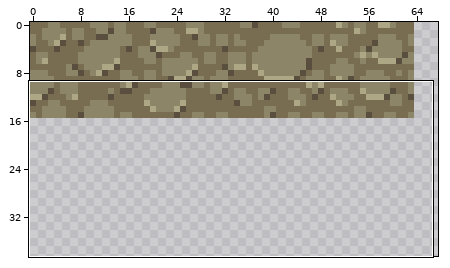
Pixel-art file, stored at img/terrain1.ase. Above, an overview of the earlier version with the close-up marked.
Close-up. Before the commit:
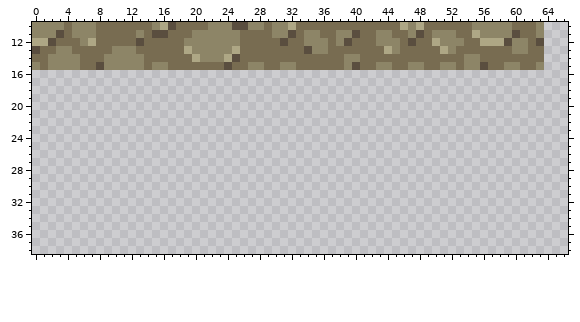
256x256 pixels, 1 frame. Shown: x 0..66, y 10..38. The wide view leaves out empty margins.
After the commit:
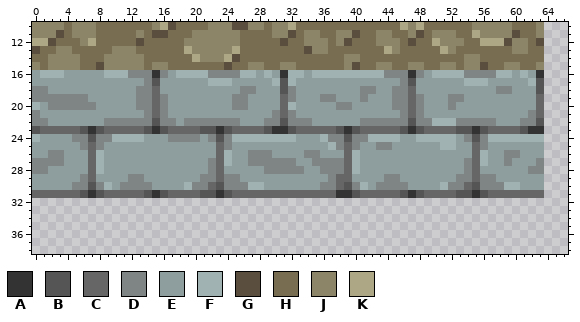
Palette (. is transparent): A #333333  B #555555  C #666666  D #7e8584  E #8e9d9e  F #a1b2b3  G #5a4e3f  H #786c51  J #8d8567  K #aea785
Changes in this commit:
Changed rows in their new state; - is an unchanged pixel.
Layer "fg":
first column x 0:
16 EFFFEEEEEFFFDDDADEFFFFDDDDFFEFEAFFEFFFFFFFFFDDDADEFFFFDDDDFFEFEA
17 EEEEEEEEEEEEEEDBEEEEEEFFFEEEEEFBFEEEEEEEEEEEEEDBEEEEEEFFFEEEEEFB
18 DDEEEEEEEEEEEDDCEEEEEEEEEEDDEEEBDEEEEEEEEDDEEDDCEEEEEEEEEEDDEEEB
19 DDDDDDDEEEEEEDDCDEEEEEEEEDDEEEECDEEEDDEEEDEEEDDCDEEEDDEEEEEEEEEC
20 FEDDDDDDEEEEEDDCDEEEEEEEEDDEEEECFEEEEEDDEEEEEDDCDEEEDEEEEEEEEEEC
21 DEEEEEEEEEEEEEDCDEEEEEEEEEEEEEDCDEEEEEEEEEEEEEDCDEEEEEEEEEEEEEDC
22 DDEEEEEEEDDDDDDBDDEDDDDDDDEEEDDBDDDEEEEEEDDDDDDBDDFFFDDDDDEEEDDB
23 BCCCCCBABCCCCCBABCCCCBBABCCCCBAABCCCCCBABCCCCCBABCCCCBBABCCCCBAA
24 FEEEEDDBDDFFFFEEEDDDDEDBDFFFFFFFFEEEFDDBDDFFFFEEFFFFFEDBDFFFFFFF
25 EEEEEEDCDEEEEEEEEEEEEEECDEEEEEEEEEEEEFDCDEEDDEEEEEEFFEECDEEEEEEE
26 EEDDEEECFEEEEEEEEEEEEEECFEEDDDEEEEDDEEECFEEEEEEEEEEEEEECFEEDDEEE
27 DDDDEEECFEEEEEEEEEEEEEDCFEEDDDDDDEEDDDDCFEEEEEEEEEEEEEDCFEEDEEED
28 DDEEEEECFEEEEEEEEEEEEEDCEEEEEDDDDDEEDDDCFEEEEEEEEEEEEEDCEEEEEEDD
29 EEEEEEDCEEEEDDEEEEEEEDDCDDEEEEEEEEEEEDCCEEEEDDEEEEEEEDDCDDEEEEEE
30 EEEEEDDBDFEDDDDEEEEFDDCBDDDFFEEEEEEEDDCBDFEDDDDEEEEFDDCBDDDFFEEE
31 CCCCCCBABCCCCCBABCCCCBBABCCCCCCCCCCCCCAABCCCCCBABCCCCBBABCCCCCCC
Where, in picture pixels (left, top, right, bottom), the same in both close-ups:
added: (32, 70, 544, 198)
